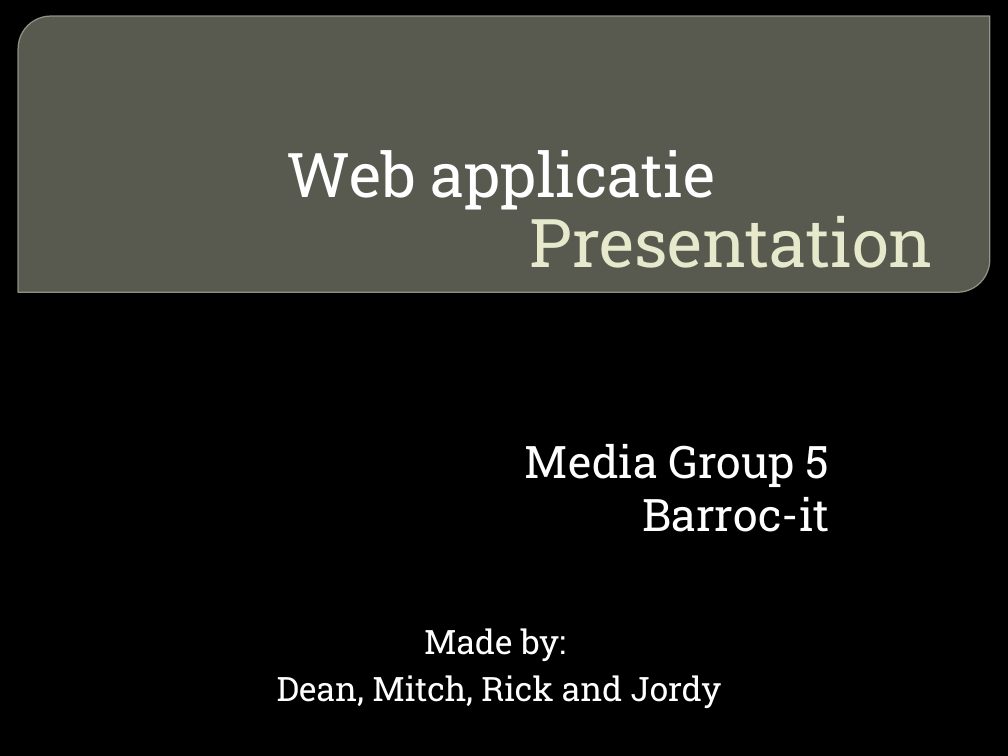
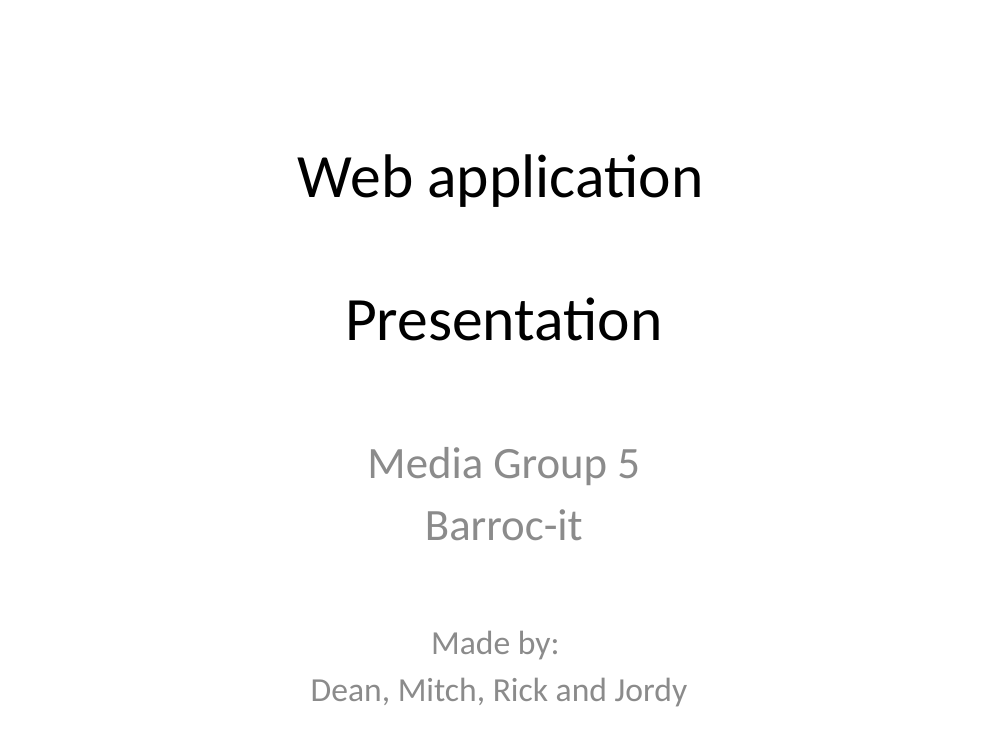
Before and after one commit to Mediagroup5/BarrocIt, a slide deck: slide 1 of barroc_Presentation.pptm. Drawn at 1008x756 pixels with LibreOffice and Linux fonts; fonts in the diff are those of the drawing; background and template pictures are left out. Boxes give left, top, right and bottom in pixels: in the first picture for what was removed or moved away, otherwise in the second. Text is boxed around its words. In the diff, an @@ line names an element or a change of style, - is before the commit and + after.

Commit message:
presentation

```diff
--- a/barroc_Presentation.pptm
+++ b/barroc_Presentation.pptm
@@ background picture (left out) to #FFFFFF @@
@@ round diag rect removed at [18, 16, 990, 292] @@
@@ text at [298, 154, 703, 207]: text changed; font Roboto Slab to Calibri; text colour #FFFFFF to #000000 @@
-Web applicatie
+Web application
@@ title "Presentation": place and size @@
-title "Presentation" at [530, 216, 933, 268]
+title "Presentation" at [345, 297, 663, 341]
@@ title "Presentation" at [345, 297, 663, 341]: size 48 to 44 pt, font Roboto Slab to Calibri, text colour #E7EACB to #000000; alignment right to centre; vertical alignment bottom to middle @@
@@ subtitle "Media Group 5" at [367, 447, 640, 540]: font Roboto Slab to Calibri, text colour #FFFFFF to #8C8C8C; alignment right to centre; more space between paragraphs @@
@@ text "Made by:" at [311, 630, 688, 707]: font Roboto Slab to Calibri, text colour #FFFFFF to #8C8C8C @@
```
Also in this commit, not shown: 15 other slides changed, 1 slide removed.
